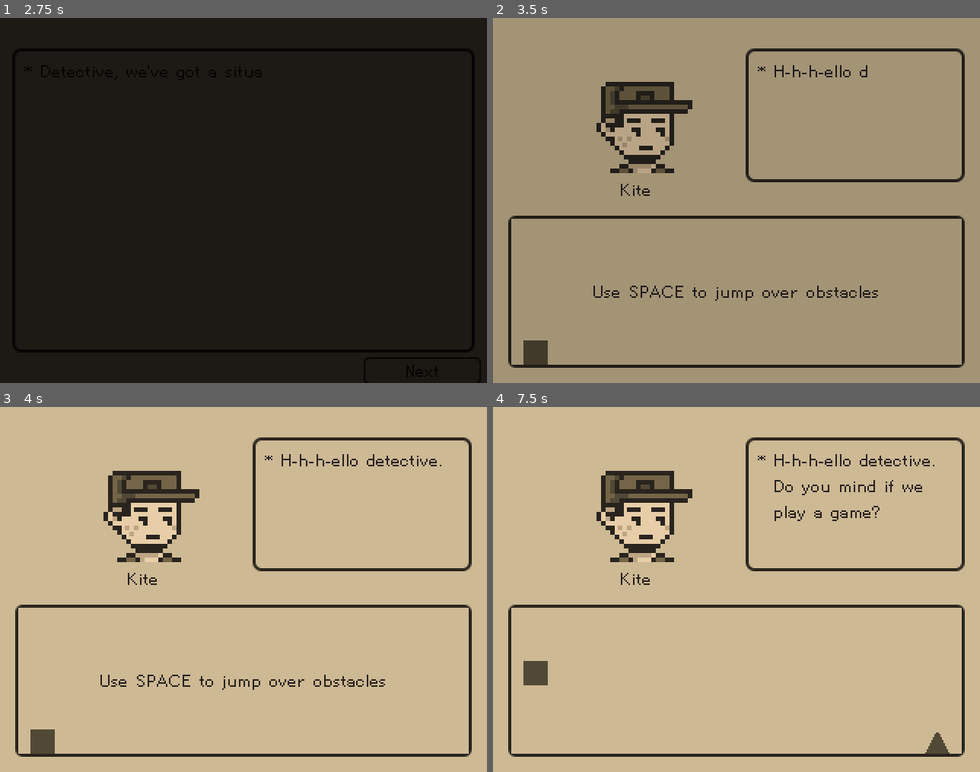
Above: before the commit, frames 1-4 (two rows, left to right).
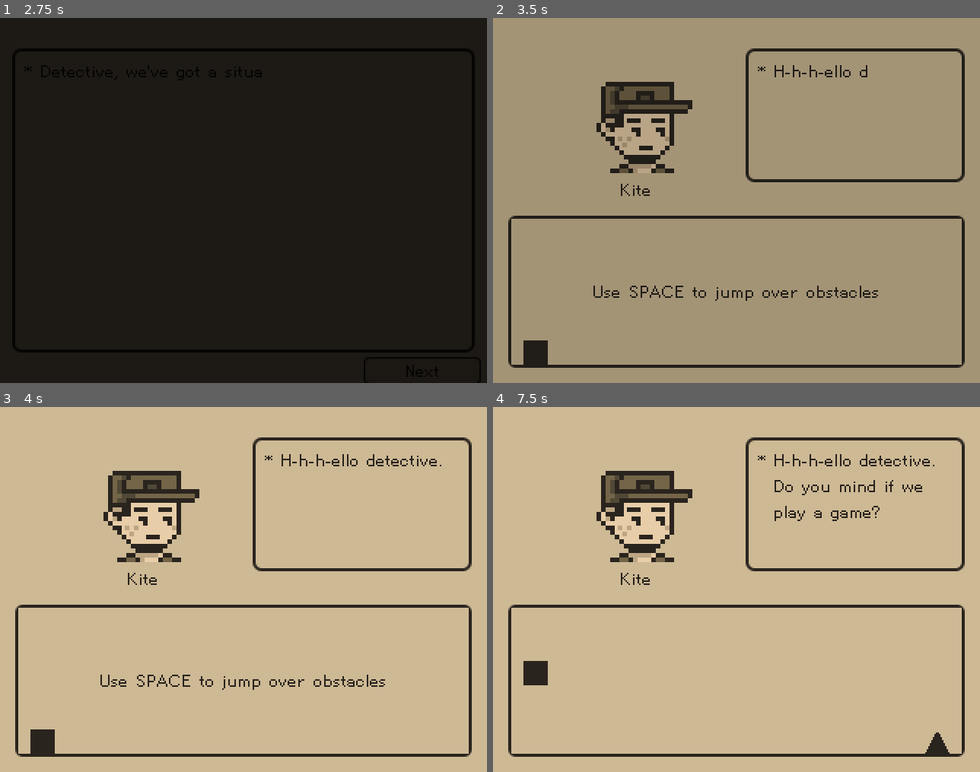
Above: after the commit, the same moments.

Repository: hkattt/game-off-2024
Game: Godot game, scene res://scenes/screens/start_menu.tscn
Two runs of this game, one before a commit and one after it. Both use one fixed random seed, a clock stepped at 60 frames per second and the inputs below. Sound files missing from this copy of the repository are replaced by a short silence.
Inputs:
- Up to frame 1 (2.75 s): tap Space at 0.5, 1.25 s; hold Right (ui_right) 0.53-2 s; tap Enter (ui_accept) at 0.77, 1.52 s; click "Next" at 2 s
- Up to frame 2 (3.5 s): click "Next" at 2.75 s
- Up to frame 3 (4 s): hold Left (ui_left) from 3.53 s (still down)
- Up to frame 4 (7.5 s): release Left (ui_left) at 4.28 s; hold Right (ui_right) 4.28-5.78 s; tap Enter (ui_accept) at 4.52, 5.27, 6.02, 7.25 s; hold Left (ui_left) 5.78-6.53 s; hold Right (ui_right) 6.53-7.28 s; hold Left (ui_left) from 7.28 s (still down)

Frame 1 is identical in both runs. In frame 2, 0.3% of the frame differs, in the area x 6-12%, y 88-95%; in frame 3, 0.3%; in frame 4, 0.5%, in the area x 6-94%, y 69-95%.

Commit message:
Recoloured the rock

Diff:
--- a/game-off-2024/scenes/minigames/child/player.tscn
+++ b/game-off-2024/scenes/minigames/child/player.tscn
@@ -15,4 +15,4 @@
 [node name="ColorRect" type="ColorRect" parent="."]
 offset_right = 16.0
 offset_bottom = 16.0
-color = Color(0.317647, 0.286275, 0.211765, 1)
+color = Color(0.164706, 0.141176, 0.117647, 1)
Binary file changed: game-off-2024/assets/minigames/child/triangle.png
